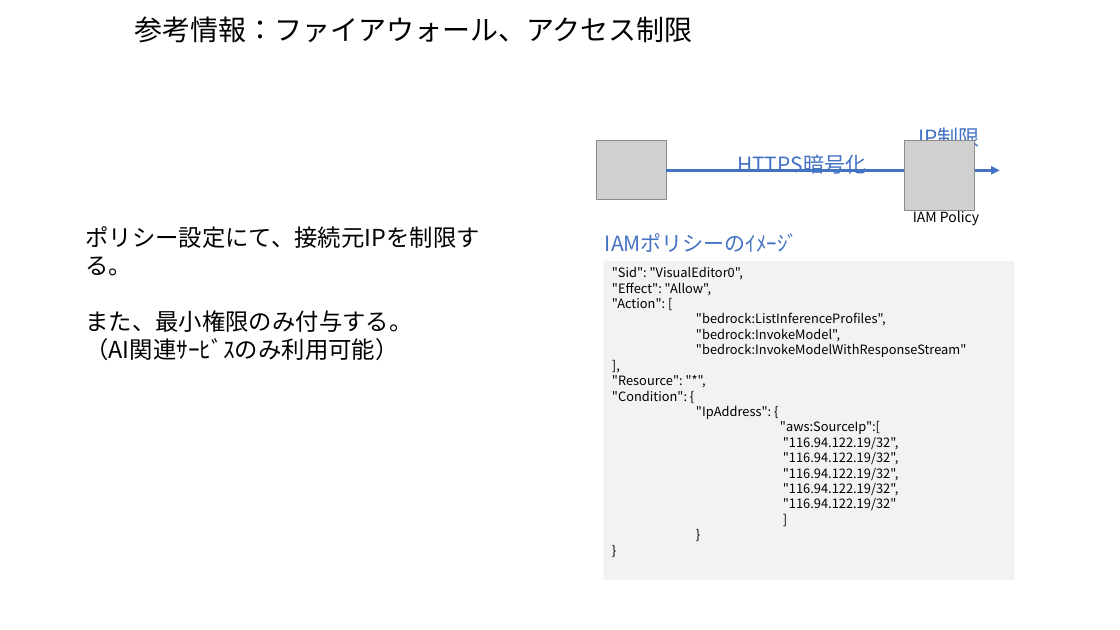
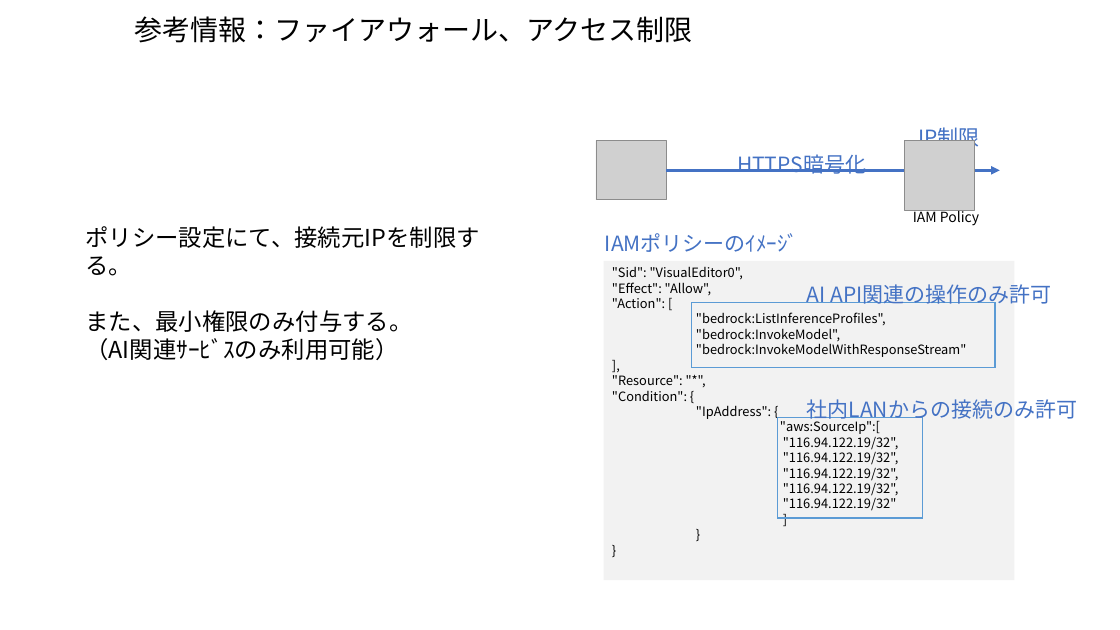
Before and after one commit to kiri0408/tyaga, a slide deck: slide 9 of aws_memo.pptx (slide 7 before the commit). Drawn at 1120x630 pixels with LibreOffice and Linux fonts; fonts in the diff are those of the drawing; grey boxes stand for pictures. Boxes give left, top, right and bottom in pixels: in the first picture for what was removed or moved away, otherwise in the second. Text is boxed around its words. In the diff, an @@ line names an element or a change of style, - is before the commit and + after.

```diff
--- a/aws_memo.pptx
+++ b/aws_memo.pptx
@@ text added at box(807, 284, 1051, 307), 18 pt, text #4472C4 @@
+AI API関連の操作のみ許可
@@ rectangle added at box(691, 302, 996, 368), outline #5B9BD5 1 pt @@
@@ rectangle added at box(778, 418, 923, 518), outline #5B9BD5 1 pt @@
@@ text added at box(807, 399, 1077, 422), 18 pt, text #4472C4 @@
+社内LANからの接続のみ許可
```
Also in this commit, not shown: 4 other slides changed, 3 slides added.
